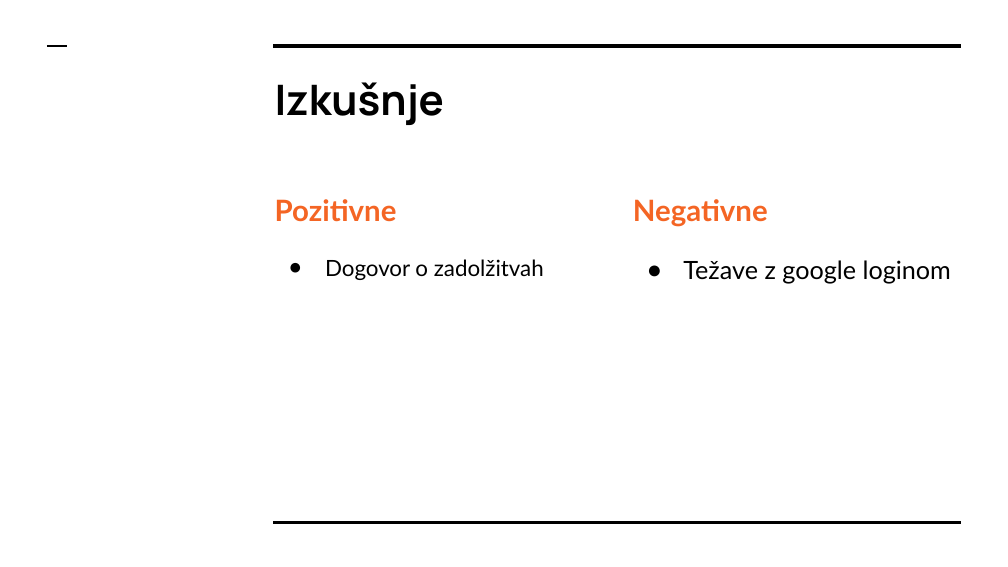
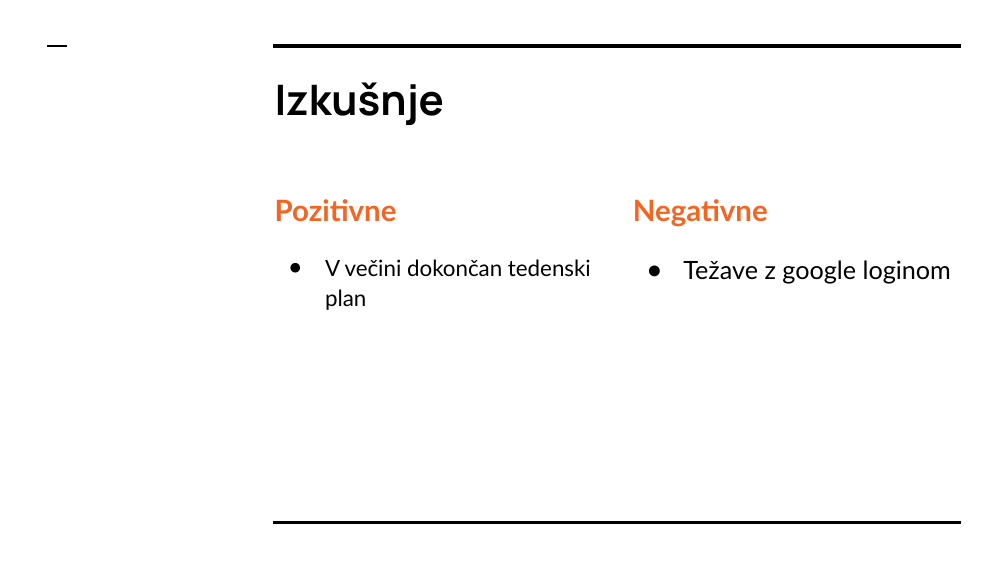
Before and after one commit to MatijaDolzan/Praktikum7, a slide deck: slide 6 of Predstavitve/Praktikum II - Skupina 7 - Teden 2.pptx. Drawn at 1008x567 pixels with LibreOffice and Linux fonts; fonts in the diff are those of the drawing. Boxes give left, top, right and bottom in pixels: in the first picture for what was removed or moved away, otherwise in the second. Text is boxed around its words. In the diff, an @@ line names an element or a change of style, - is before the commit and + after.

```diff
--- a/Predstavitve/Praktikum II - Skupina 7 - Teden 2.pptx
+++ b/Predstavitve/Praktikum II - Skupina 7 - Teden 2.pptx
@@ text at (x1=325, y1=259, x2=591, y2=310): text changed @@
-● Dogovor o zadolžitvah
+● V večini dokončan tedenski plan
```
Also in this commit, not shown: 4 other slides changed.
